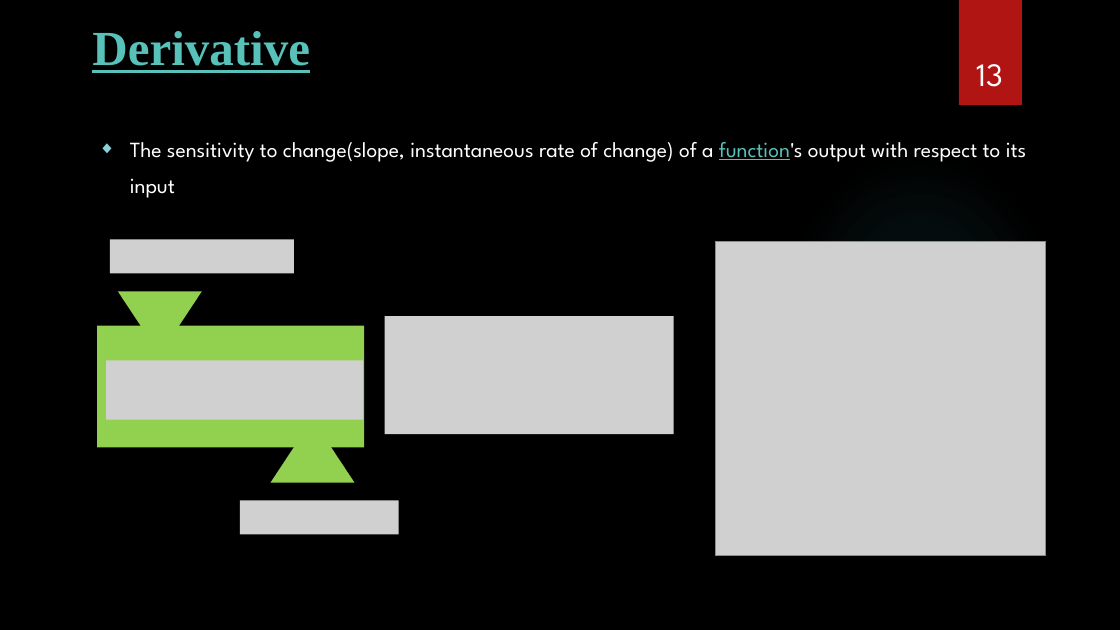
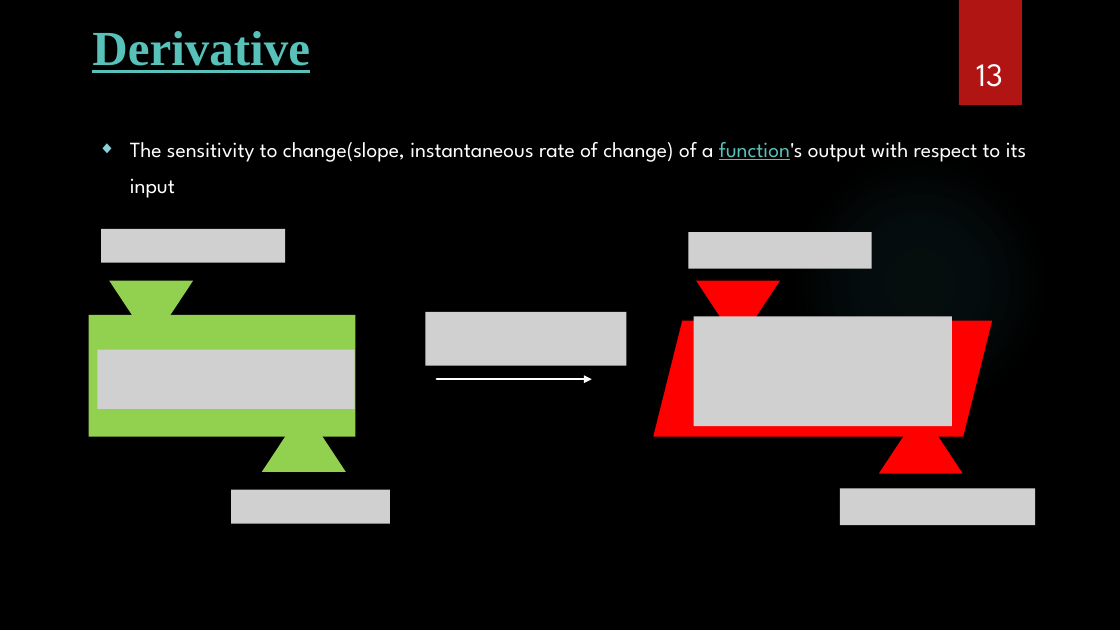
Before and after one commit to ancestor9/mathematics-for-machine-learning, a slide deck: slide 13 of Calculus/Modeling_Simulation_1.pptx. Drawn at 1120x630 pixels with LibreOffice and Linux fonts; fonts in the diff are those of the drawing; grey boxes stand for pictures; background and template pictures are left out. Boxes give left, top, right and bottom in pixels: in the first picture for what was removed or moved away, otherwise in the second. Text is boxed around its words. In the diff, an @@ line names an element or a change of style, - is before the commit and + after.

```diff
--- a/Calculus/Modeling_Simulation_1.pptx
+++ b/Calculus/Modeling_Simulation_1.pptx
@@ picture added at (x1=689, y1=232, x2=872, y2=269) @@
@@ picture removed at (x1=716, y1=241, x2=1046, y2=555) @@
@@ triangle added at (x1=697, y1=281, x2=781, y2=344), fill #FF0000 @@
@@ picture removed at (x1=385, y1=316, x2=674, y2=434) @@
@@ picture added at (x1=425, y1=312, x2=627, y2=365) @@
@@ parallelogram added at (x1=654, y1=321, x2=992, y2=437), fill #FF0000 @@
@@ picture added at (x1=694, y1=317, x2=952, y2=427) @@
@@ arrow added from (437, 379) to (592, 379), #FFFFFF 2.25 pt @@
@@ triangle added at (x1=879, y1=410, x2=963, y2=474), fill #FF0000 @@
@@ 3 pictures, 2 triangles, 1 rectangle moved together from (x1=97, y1=239, x2=399, y2=534) to (x1=89, y1=229, x2=390, y2=523) @@
@@ picture added at (x1=840, y1=488, x2=1036, y2=525) @@
```
Also in this commit, not shown: 9 other slides changed, 2 slides added.
